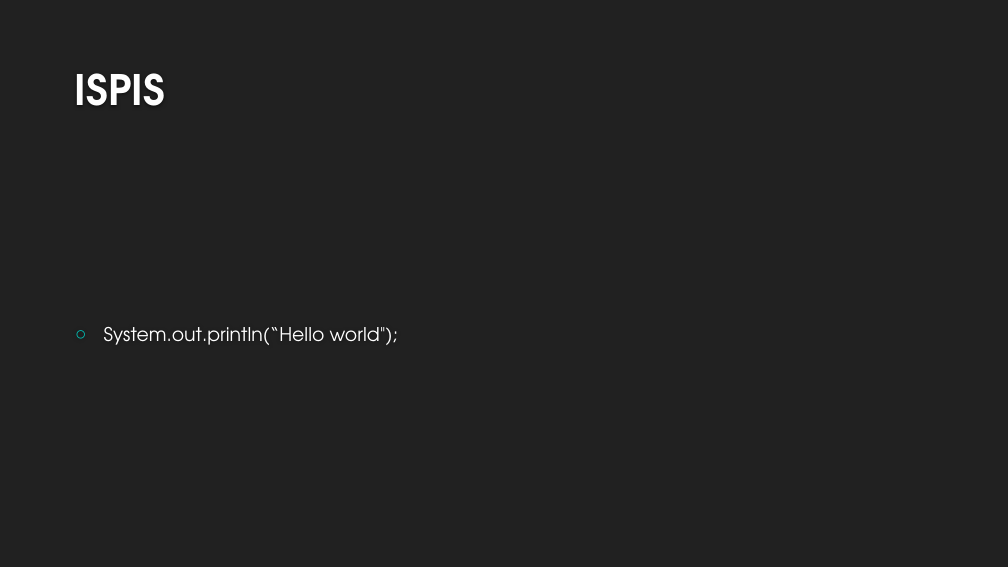
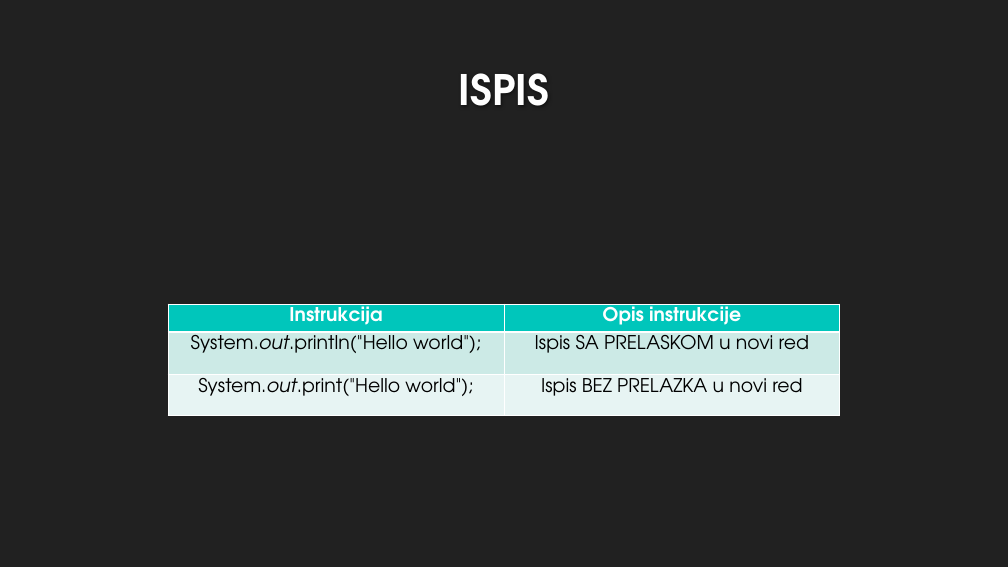
Before and after one commit to ivan95603/Blok2018, a slide deck: slide 4 of JAVA.pptx (slide 3 before the commit). Drawn at 1008x567 pixels with LibreOffice and Linux fonts; fonts in the diff are those of the drawing; background and template pictures are left out. Boxes give left, top, right and bottom in pixels: in the first picture for what was removed or moved away, otherwise in the second. Text is boxed around its words. In the diff, an @@ line names an element or a change of style, - is before the commit and + after.

```diff
--- a/JAVA.pptx
+++ b/JAVA.pptx
@@ title "ISPIS" at [459, 73, 550, 106]: alignment left to centre @@
@@ text removed at [104, 327, 398, 345] @@
-○ System.out.println(“Hello world");
@@ table added at [168, 304, 839, 418], 3 rows, 2 columns @@
+Instrukcija | Opis instrukcije
+System.out.println("Hello world"); | Ispis SA PRELASKOM u novi red
+System.out.print("Hello world"); | Ispis BEZ PRELAZKA u novi red
```
Also in this commit, not shown: 6 other slides changed, 5 slides added, 6 other files.
